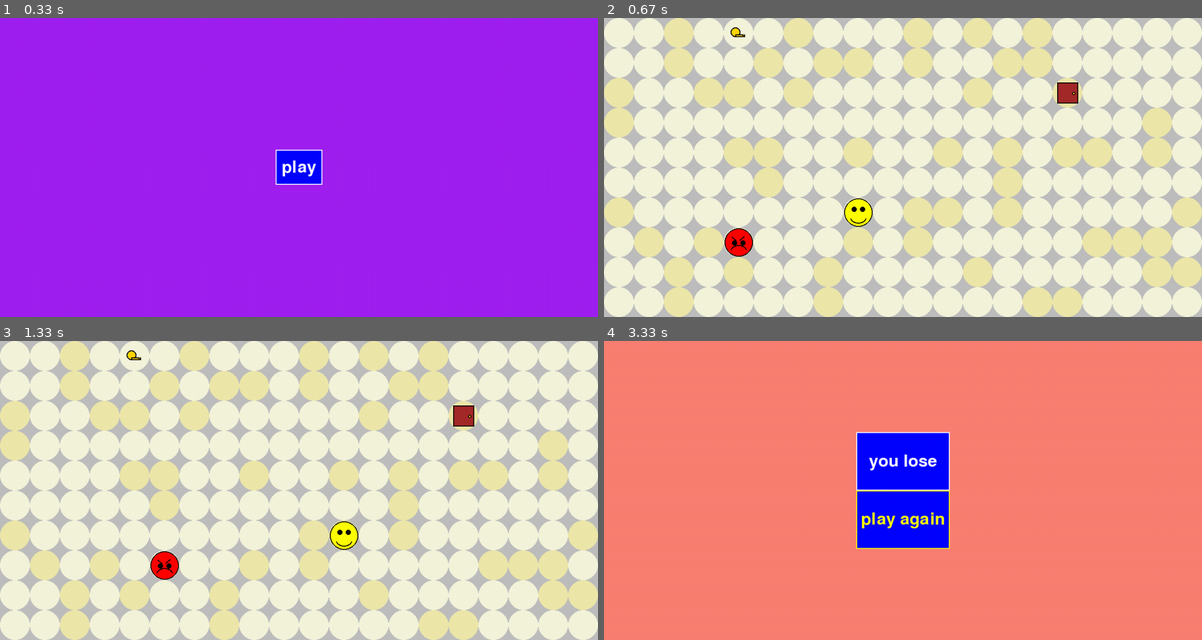
Above: before the commit, frames 1-4 (two rows, left to right).
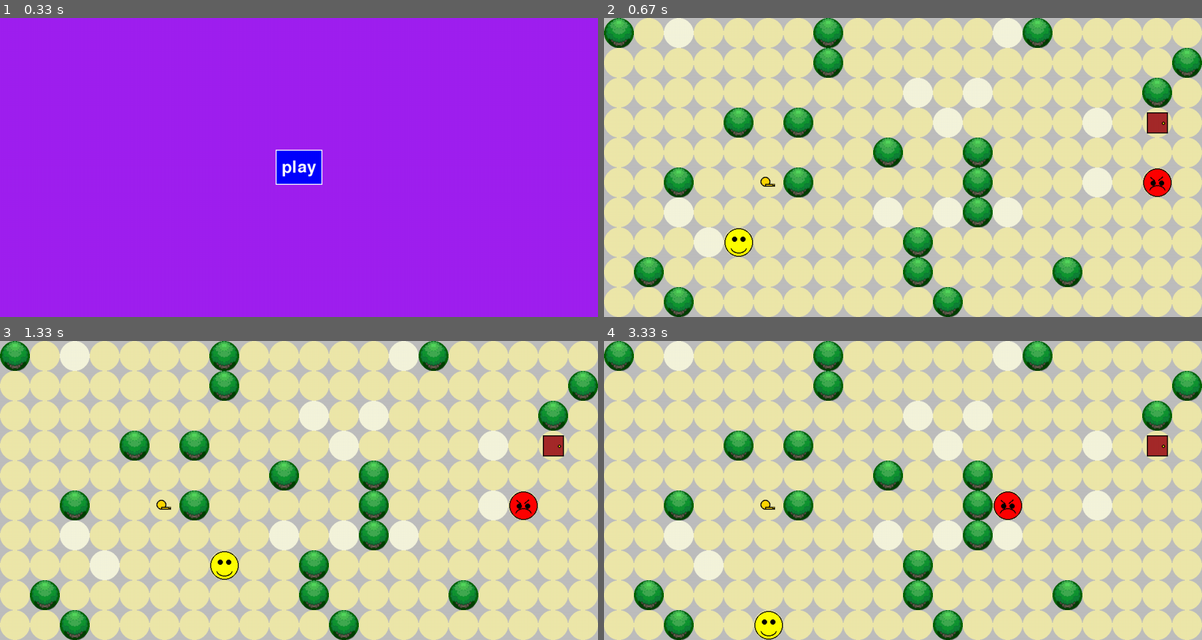
Above: after the commit, the same moments.

Repository: Jaxsbr/pygame_cant_catch_me
Game: pygame game, started from app/main.py
Same seed, same stepped clock (60 frames per second), same inputs: the game is played once before the commit and once after it.
Inputs (mouse positions are in pixels of both pictures, inside the frame that each line leads up to):
- Up to frame 1 (0.33 s): no input
- Up to frame 2 (0.67 s): click "play" at 0.38 s
- Up to frame 3 (1.33 s): hold Right 0.67-1.13 s; move the mouse to (275, 502) at 0.7 s
- Up to frame 4 (3.33 s): hold Right 1.5-1.97 s; hold Left 2-2.53 s; hold Down 2.57-2.87 s; hold Left 2.9-3.3 s

Frame 1 is identical in both runs. In frame 2, 59% of the frame differs, in the area x 0-100%, y 0-100%; in frame 3, 59%; in frame 4, 100%.

Commit message:
turns, impassable tiles, spawning, trees

Diff:
--- a/app/enums.py
+++ b/app/enums.py
@@ -9,3 +9,8 @@
 class GameStatuses(Enum):
     WIN = 1
     LOSE = 2
+
+
+class TurnType(Enum):
+    PLAYER = 1
+    ENEMY = 2
--- a/app/game_state/game.py
+++ b/app/game_state/game.py
@@ -1,8 +1,8 @@
+from game_state.turn_engine import TurnEngine
 import pygame # type: ignore
-import random
 from game_state.enemy import Enemy
 from game_state.events import CHANGE_STATE_EVENT
-from enums import GameState, GameStatuses
+from enums import GameState, GameStatuses, TurnType
 from state import State
 from game_state.player import Player
 from game_state.tile_manager import TileManager
@@ -15,23 +15,33 @@
         self._key_collected = False
         self._exit_reached = False
         self._tile_manager = TileManager()
-        self._player = Player()
+        self._tree_tiles = self._tile_manager.get_trees()
+        self._player_start_tile_index = self._tile_manager.generate_random_vector2(self._tree_tiles)
+        self._player = Player(self._player_start_tile_index)
         self._player_move_counter = 0
+        self._enemy_move_trigger_count = 2
         self._sprites = sprites
+        self._turn_engine = TurnEngine()
 
         self._sprite_sheet_img = pygame.image.load('app/img/sprite_sheet.png')
-
+        self._tree_img = pygame.image.load('app/img/tree.png')
+        self._tree_img = pygame.transform.scale(self._tree_img, (TileManager.tile_width, TileManager.tile_height))
+
+        # tiles around player
         exclude_tiles_indexes = get_surrounding_tile_indexes(self._player.tile_index)
 
-        self._key_tile_index = self._generate_random_vector2(exclude_tiles_indexes)
+        # combine with trees
+        exclude_tiles_indexes.extend(self._tree_tiles)
+
+        self._key_tile_index = self._tile_manager.generate_random_vector2(exclude_tiles_indexes)
 
         exclude_tiles_indexes.append(self._key_tile_index)
 
-        self._exit_tile_index = self._generate_random_vector2(exclude_tiles_indexes)
-
-        exclude_tiles_indexes.append(self._exit_tile_index)
-
-        enemy_start_tile = self._generate_random_vector2(exclude_tiles_indexes)
+        self._door_tile_index = self._tile_manager.generate_random_vector2(exclude_tiles_indexes)
+
+        exclude_tiles_indexes.append(self._door_tile_index)
+
+        enemy_start_tile = self._tile_manager.generate_random_vector2(exclude_tiles_indexes)
 
         self._enemy = Enemy(self._tile_manager, enemy_start_tile)
 
@@ -46,26 +56,14 @@
             TileManager.tile_height)
 
         self._door_pos = pygame.Vector2(
-            self._exit_tile_index.x * TileManager.tile_width + TileManager.tile_width_offset,
-            self._exit_tile_index.y * TileManager.tile_height + TileManager.tile_height_offset)
+            self._door_tile_index.x * TileManager.tile_width + TileManager.tile_width_offset,
+            self._door_tile_index.y * TileManager.tile_height + TileManager.tile_height_offset)
 
         self._door_rect = pygame.Rect(
             self._door_pos.x - TileManager.tile_width_offset,
             self._door_pos.y - TileManager.tile_height_offset,
             TileManager.tile_width,
             TileManager.tile_height)
-
-
-    def _generate_random_vector2(self, exclude_tiles_indexes):
-        # find new random vector index not in excluded list
-        while True:
-            x = random.randint(0, TileManager.column_count - 1)
-            y = random.randint(0, TileManager.row_count - 1)
-
-            random_vector = pygame.Vector2(x, y)
-
-            if random_vector not in exclude_tiles_indexes:
-                return random_vector
 
 
     def selected(self, event):
@@ -91,7 +89,7 @@
         if self._player.tile_index == self._key_tile_index:
             self._key_collected = True
 
-        if self._key_collected and self._player.tile_index == self._exit_tile_index:
+        if self._key_collected and self._player.tile_index == self._door_tile_index:
             self._exit_reached = True
 
 
@@ -116,14 +114,33 @@
         self._enemy.update(dt, enemy_pos, self._player.tile_index)
         self._update_enemy_player_catching(enemy_pos, player_pos)
 
+        # Has the player stopped moving during it's turn, if yest set enemies turn
+        if not self._player._is_moving and self._turn_engine.get_current_turn() == TurnType.PLAYER:
+            if self._player_move_counter >= self._enemy_move_trigger_count:
+                self._turn_engine.next_turn()
+                self._update_enemy_move_target()
+                self._player_move_counter = 0
+
+        # Has the enemy stopped moving during it's turn, if yes set players turn
+        if not self._enemy._is_moving and self._turn_engine.get_current_turn() == TurnType.ENEMY:
+            self._turn_engine.next_turn()
+
 
     def _update_enemy_move_target(self):
+        if not self._turn_engine.get_current_turn() == TurnType.ENEMY:
+            return
+
         move_tile_indexes = get_surrounding_linear_indexes(self._enemy.tile_index)
         closest_distance = float('inf')
         closest_tile = None
 
         self._player_pos = self._tile_manager.get_tile_pos(self._player.tile_index)
         for index in move_tile_indexes:
+            # exclude special tiles
+            if index == self._key_tile_index or index == self._door_tile_index or self._tile_manager._is_tree(index):
+                print("enemy blocked tile found")
+                continue
+
             pos = self._tile_manager.get_tile_pos(index)
             distance = self._player_pos.distance_to(pos)
 
@@ -135,8 +152,10 @@
 
 
     def _update_player_movements(self):
+        if not self._turn_engine.get_current_turn() == TurnType.PLAYER:
+            return
+
         pressed_key = pygame.key.get_pressed()
-
         if not self._player.is_moving() and (pressed_key[pygame.K_LEFT] or pressed_key[pygame.K_RIGHT] or pressed_key[pygame.K_UP] or pressed_key[pygame.K_DOWN]):
             x = 0
             if pressed_key[pygame.K_LEFT]:
@@ -150,15 +169,18 @@
             elif pressed_key[pygame.K_UP]:
                 y = -1
 
-            next_x = max(0, min(x + self._player.tile_index.x, TileManager.column_count - 1))
-            next_y = max(0, min(y + self._player.tile_index.y, TileManager.row_count - 1))
-
-            self._player.set_next_movement(pygame.Vector2(next_x, next_y))
+            next_move_tile = pygame.Vector2(
+                max(0, min(x + self._player.tile_index.x, TileManager.column_count - 1)),
+                max(0, min(y + self._player.tile_index.y, TileManager.row_count - 1)))
+
+            # Can't move out of bounds
+            # Can't move through door without key
+            # Can't move through trees
+            if next_move_tile == self._player.tile_index or (not self._key_collected and next_move_tile == self._door_tile_index) or self._tile_manager._is_tree(next_move_tile):
+                return
+
+            self._player.set_next_movement(next_move_tile)
             self._player_move_counter += 1
-
-            if self._player_move_counter >= 2:
-                self._update_enemy_move_target()
-                self._player_move_counter = 0
 
 
     def update(self, dt):
@@ -172,7 +194,7 @@
 
     def draw(self, screen):
         screen.fill("gray")
-        self._tile_manager.draw(screen)
+        self._tile_manager.draw(screen, self._tree_img)
 
         if not self._key_collected:
             screen.blit(self._sprites["key"], self._key_rect)
--- a/app/game_state/player.py
+++ b/app/game_state/player.py
@@ -5,10 +5,8 @@
 
 class Player:
 
-    def __init__(self) -> None:
-        self.tile_index = pygame.Vector2(
-            random.randint(0, TileManager.column_count - 1),
-            random.randint(0, TileManager.row_count - 1))
+    def __init__(self, start_tile_index) -> None:
+        self.tile_index = start_tile_index
         self.next_move_tile = pygame.Vector2(0, 0)
         self._color = "red"
         self._is_moving = False
--- a/app/game_state/tile.py
+++ b/app/game_state/tile.py
@@ -8,3 +8,4 @@
     value: int
     dimentional_index: pygame.Vector2
     position: pygame.Vector2
+    rect: pygame.Rect
--- a/app/game_state/tile_manager.py
+++ b/app/game_state/tile_manager.py
@@ -1,4 +1,5 @@
 import random
+from typing import List
 
 import pygame
 from game_state.tile import Tile
@@ -20,9 +21,16 @@
 
 
     def _get_random_tile(self):
-        val = random.randint(0, 10)
-        tile = 0 if val > 7 else 1
-        return tile
+        val = random.randint(0, 17)
+        if 0 <= val <= 14:
+            return 1 # path
+        elif val == 15:
+            return 2 # holes
+        elif 16 <= val <= 17:
+            return 3 # trees
+        else:
+            print (f"unexpected value {val}")
+            return 1
 
 
     def _create_tile(self, col, row) -> Tile:
@@ -30,10 +38,53 @@
             col * TileManager.tile_width + TileManager.tile_width_offset,
             row * TileManager.tile_height + TileManager.tile_height_offset)
 
+        rect = pygame.Rect(
+            col * TileManager.tile_width,
+            row * TileManager.tile_height,
+            TileManager.tile_width,
+            TileManager.tile_height
+        )
+
         return Tile(
             self._get_random_tile(),
             pygame.Vector2(col, row),
-            pos)
+            pos,
+            rect)
+
+
+    def _get_color(self, val) -> str:
+        if val == 1:
+            return "palegoldenrod"
+        elif val == 2:
+            return "beige"
+        else:
+            return "darkgreen"
+
+
+    def _is_tree(self, index) -> bool:
+        if self.tiles[int(index.y)][int(index.x)].value == 3:
+            return True
+        return False
+
+
+    def get_trees(self) -> List[pygame.Vector2]:
+        trees = []
+        for row in range(TileManager.row_count):
+            for col in range(TileManager.column_count):
+                if self.tiles[row][col].value == 3:
+                    trees.append(pygame.Vector2(col, row))
+        return trees
+
+
+    def generate_random_vector2(self, exclude_tiles_indexes):
+        while True:
+            x = random.randint(0, TileManager.column_count - 1)
+            y = random.randint(0, TileManager.row_count - 1)
+
+            random_vector = pygame.Vector2(x, y)
+
+            if random_vector not in exclude_tiles_indexes:
+                return random_vector
 
 
     def get_tile_pos(self, tile_index: pygame.Vector2):
@@ -42,9 +93,11 @@
             tile_index.y * TileManager.tile_height + TileManager.tile_height_offset)
 
 
-    def draw(self, screen):
+    def draw(self, screen, tree_img):
        for row in range(TileManager.row_count):
             for col in range(TileManager.column_count):
                 tile = self.tiles[row][col]
-                color = "palegoldenrod" if tile.value == 0 else "beige"
+                color = self._get_color(tile.value)
                 pygame.draw.circle(screen, color, tile.position, TileManager.tile_circle_radius)
+                if tile.value == 3:
+                    screen.blit(tree_img, tile.rect)
--- /dev/null
+++ b/app/game_state/turn_engine.py
@@ -0,0 +1,17 @@
+from enums import TurnType
+
+
+class TurnEngine:
+    def __init__(self):
+        self._current_turn_type = TurnType.PLAYER
+
+
+    def get_current_turn(self):
+        return self._current_turn_type
+
+
+    def next_turn(self):
+        if self._current_turn_type == TurnType.PLAYER:
+            self._current_turn_type = TurnType.ENEMY
+        elif self._current_turn_type == TurnType.ENEMY:
+            self._current_turn_type = TurnType.PLAYER
Binary file added: app/img/tree.png
